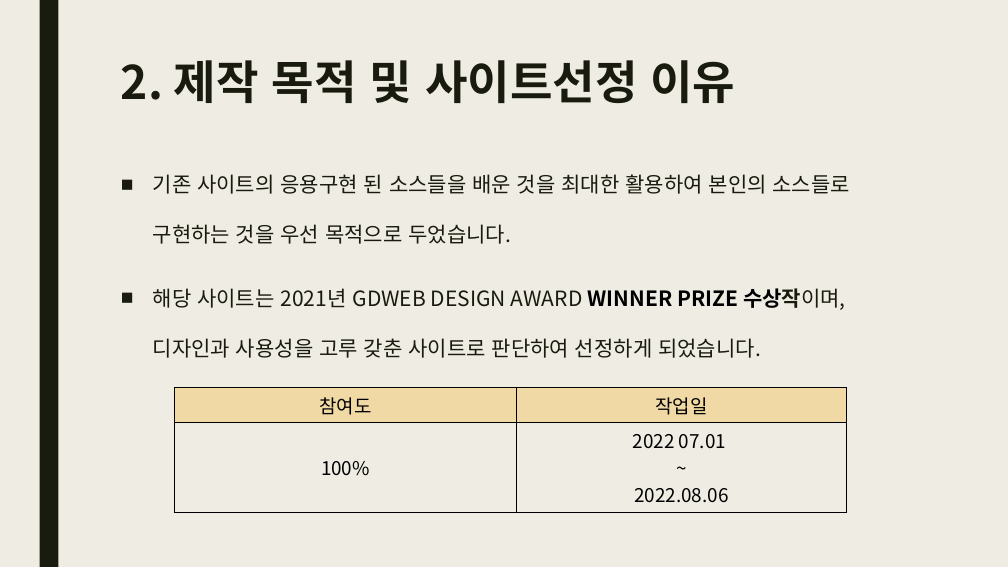
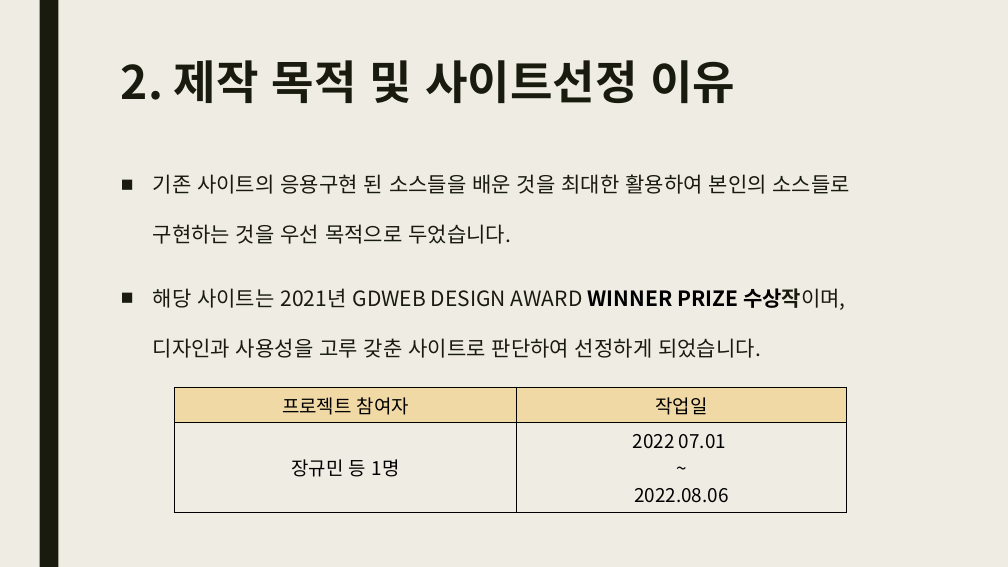
Before and after one commit to JKM0722/JKM_exec01, a slide deck: slide 4 of 001/가이드문서/Assuretee.pptx. Drawn at 1008x567 pixels with LibreOffice and Linux fonts; fonts in the diff are those of the drawing. Boxes give left, top, right and bottom in pixels: in the first picture for what was removed or moved away, otherwise in the second. Text is boxed around its words. In the diff, an @@ line names an element or a change of style, - is before the commit and + after.

```diff
--- a/001/가이드문서/Assuretee.pptx
+++ b/001/가이드문서/Assuretee.pptx
@@ table at <box>175,388,847,507</box> @@
-row 1, column 1: 참여도
+row 1, column 1: 프로젝트 참여자
-row 2, column 1: 100%
+row 2, column 1: 장규민 등 1명
```
Also in this commit, not shown: 4 other files.
